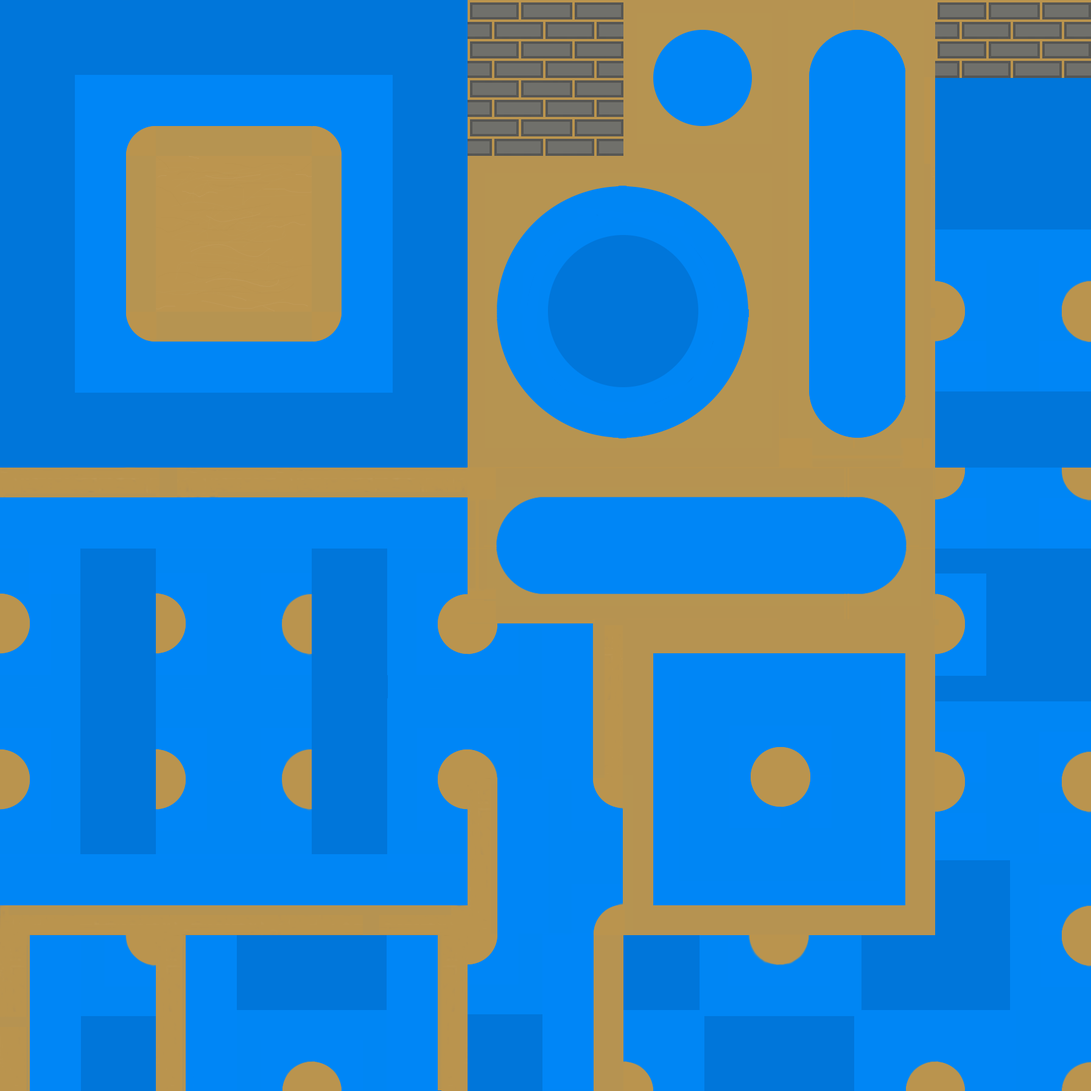
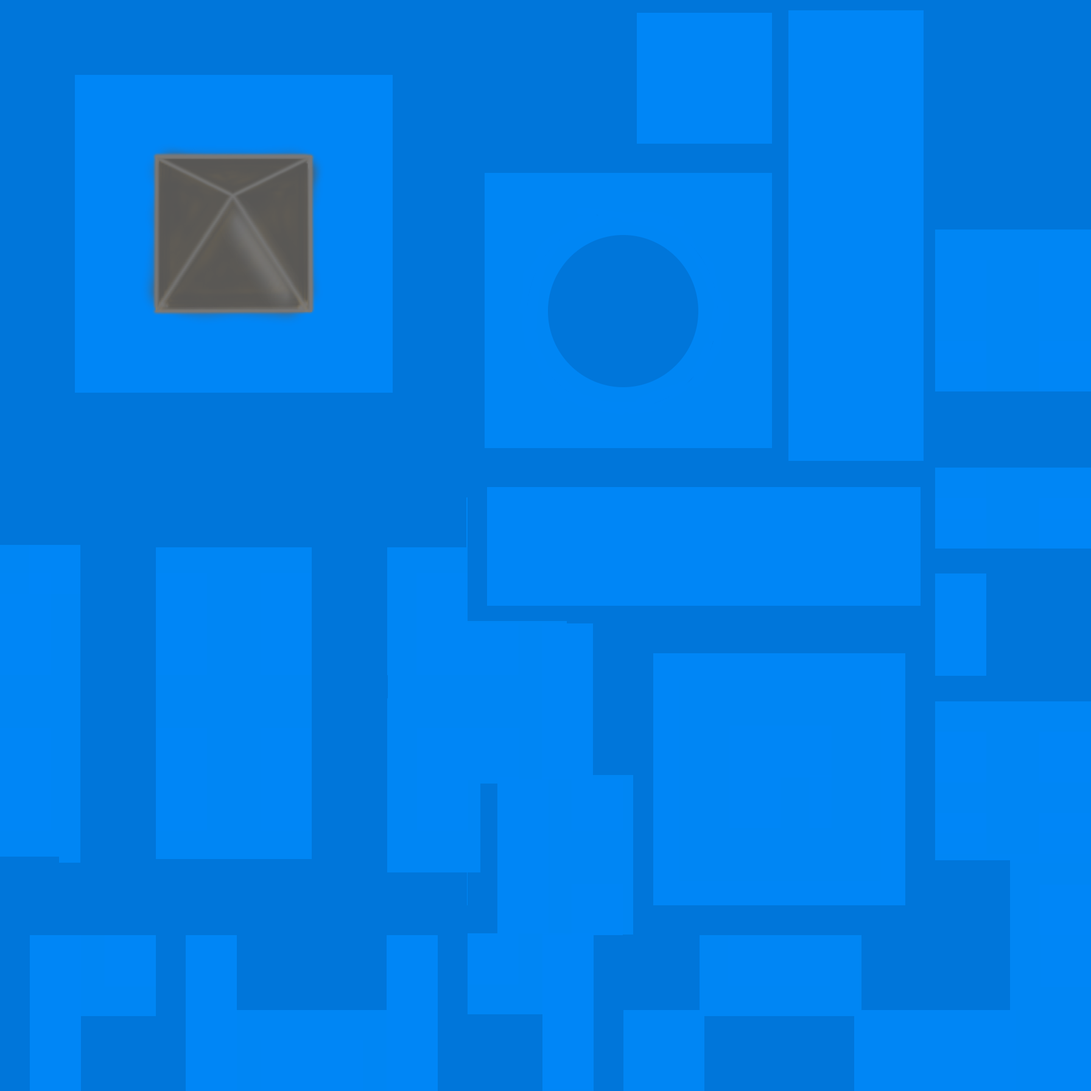
Layered file, before and after one edit (1091x1091). Changes by layer:
added group "rocks" with 24 layers above "world-terrain" over (126, 126, 342, 328)
added layer "Вставленный слой #3" in group "rocks" over (158, 196, 309, 309)
added layer "hill" in group "rocks" over (140, 142, 326, 328)
hid "borders", painted on it over (0, 0, 1091, 1091)
